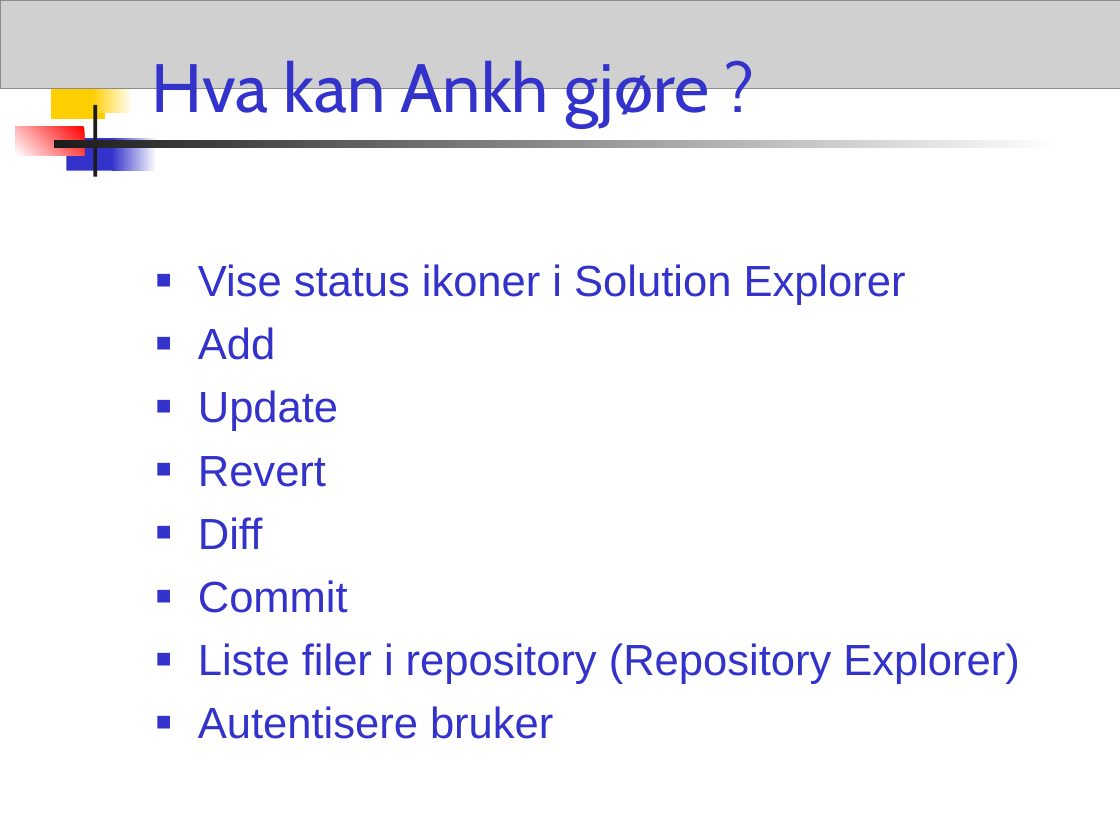
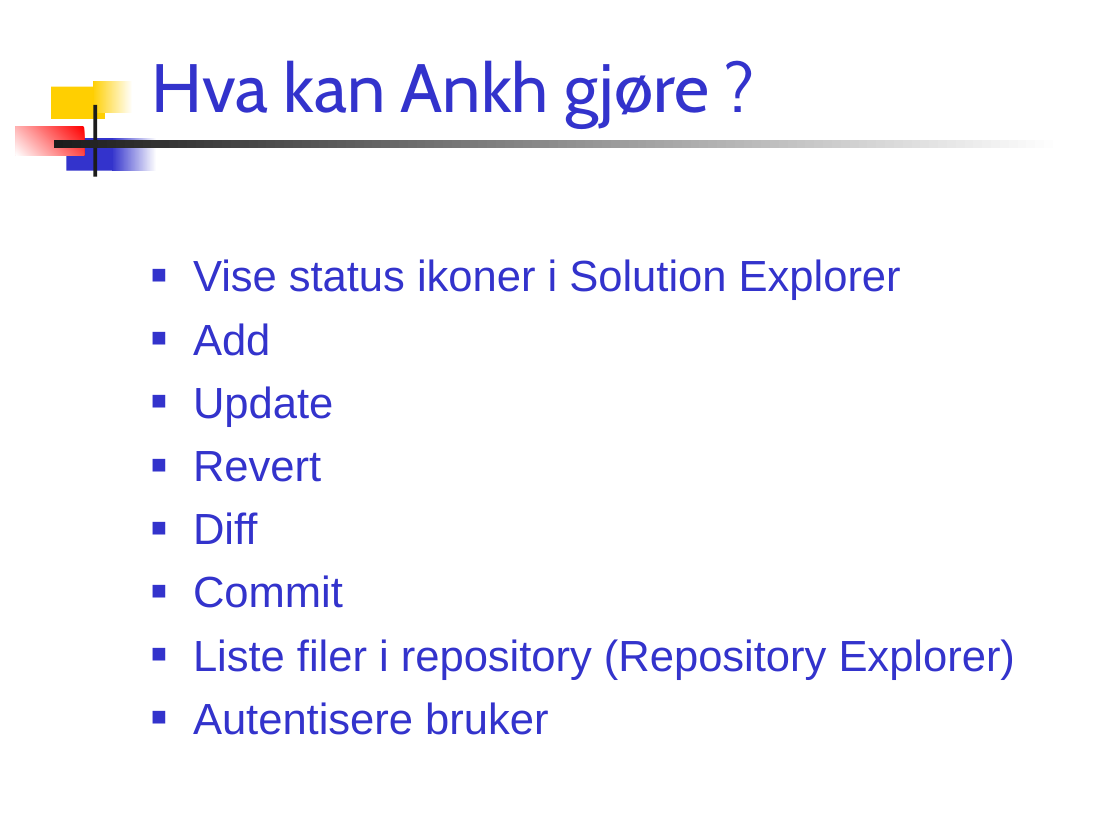
Before and after one commit to AnkhSVN/AnkhSVN, a slide deck: slide 12 of doc/powerpoint/Subversion_addin_for_VS.NET.ppt (slide 11 before the commit). Drawn at 1120x840 pixels with LibreOffice and Linux fonts; fonts in the diff are those of the drawing; grey boxes stand for pictures. Boxes give left, top, right and bottom in pixels: in the first picture for what was removed or moved away, otherwise in the second. Text is boxed around its words. In the diff, an @@ line names an element or a change of style, - is before the commit and + after.

```diff
--- a/doc/powerpoint/Subversion_addin_for_VS.NET.ppt
+++ b/doc/powerpoint/Subversion_addin_for_VS.NET.ppt
@@ picture removed at (0, 0, 1120, 88) @@
@@ text "Vise status ikoner i Solution ...": place and size @@
-text "Vise status ikoner i Solution ..." at (198, 264, 1019, 739)
+text "Vise status ikoner i Solution ..." at (193, 259, 1015, 735)
```
Also in this commit, not shown: 17 other slides changed, 1 slide added.
